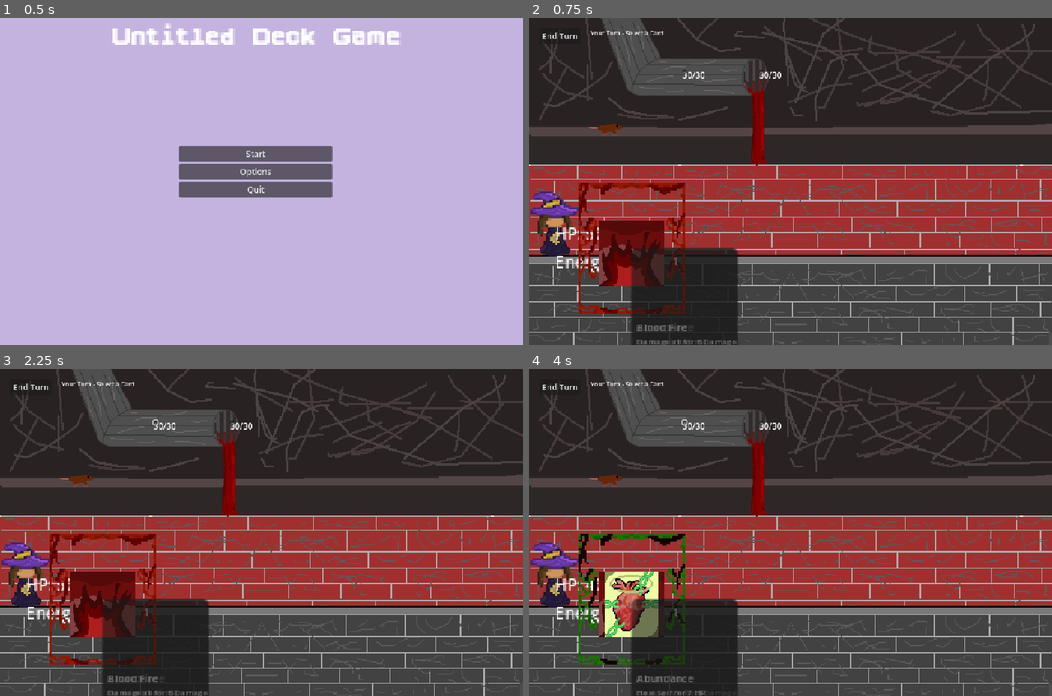
Above: before the commit, frames 1-4 (two rows, left to right).
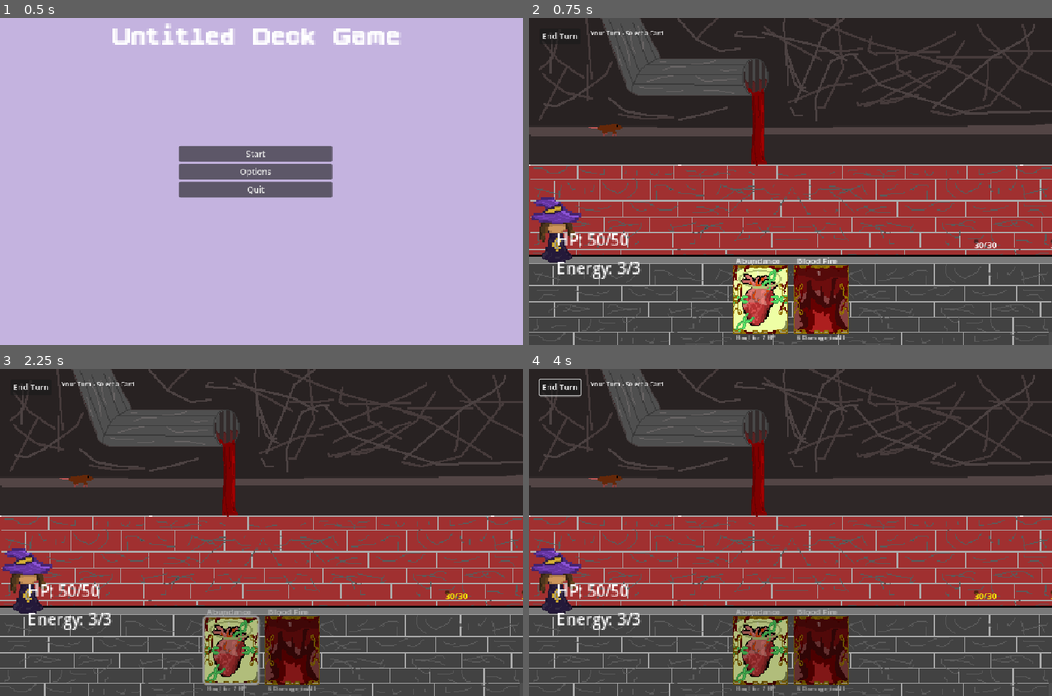
Above: after the commit, the same moments.

Repository: SirWadles/Untitled-Deck-Builder
Game: Godot game, scene res://scenes/main_menu.tscn
Two runs of this game, one before a commit and one after it. Both use one fixed random seed, a clock stepped at 60 frames per second and the inputs below.
Inputs (mouse positions are in pixels of both pictures, inside the frame that each line leads up to):
- Up to frame 1 (0.5 s): no input
- Up to frame 2 (0.75 s): click "Start" at 0.5 s
- Up to frame 3 (2.25 s): click (156, 421) at 1.27 s; click (230, 650) at 2.02 s
- Up to frame 4 (4 s): click "End Turn" at 2.75 s; click (685, 421) at 3.52 s

Frame 1 is identical in both runs. In frame 2, 15% of the frame differs, in the area x 0-100%, y 15-100%; in frame 3, 15%; in frame 4, 15%.

Commit message:
Card System (WIP6)
It works just need to make the heal card select the player and the enemies to have a sprite.

Diff:
--- a/scenes/battle/battle.tscn
+++ b/scenes/battle/battle.tscn
@@ -15,14 +15,15 @@
 texture = ExtResource("2_h0kxc")
 
 [node name="Player" parent="." instance=ExtResource("2_0yh6x")]
-position = Vector2(50, 400)
+position = Vector2(53, 412)
 scale = Vector2(2.2, 2.2)
 
 [node name="EnemyContainer" type="Node2D" parent="."]
-position = Vector2(300, 100)
+position = Vector2(871, 433)
 
 [node name="Hand" parent="." instance=ExtResource("3_h0kxc")]
-position = Vector2(200, 450)
+position = Vector2(512, 550)
+scale = Vector2(2, 2)
 
 [node name="UI" type="Control" parent="."]
 layout_mode = 3
--- a/scenes/battle/card.tscn
+++ b/scenes/battle/card.tscn
@@ -3,38 +3,49 @@
 [ext_resource type="Script" uid="uid://vurxkpw0phey" path="res://scripts/card.gd" id="1_e68ej"]
 [ext_resource type="Texture2D" uid="uid://c5wcgt1syqw0g" path="res://assets/Card Border.png" id="2_12e7e"]
 
-[node name="Card" type="Node2D"]
-scale = Vector2(2, 2)
+[node name="Card" type="Control"]
+layout_mode = 3
+anchors_preset = 0
 script = ExtResource("1_e68ej")
 
+[node name="CardArt" type="Sprite2D" parent="."]
+
 [node name="CardBorder" type="Sprite2D" parent="."]
-scale = Vector2(2, 2)
+scale = Vector2(1.05, 1.05)
 texture = ExtResource("2_12e7e")
 
-[node name="CardArt" type="Sprite2D" parent="."]
-position = Vector2(0, 5)
-
 [node name="NameLabel" type="Label" parent="."]
-offset_left = 5.0
-offset_top = 70.0
-offset_right = 95.0
-offset_bottom = 85.0
-theme_override_font_sizes/font_size = 10
+offset_left = -24.0
+offset_top = -44.0
+offset_right = 24.0
+offset_bottom = -32.0
+theme_override_font_sizes/font_size = 6
 
 [node name="CostLabel" type="Label" parent="."]
-offset_left = 40.0
-offset_top = 5.0
-offset_right = 55.0
-offset_bottom = 20.0
-theme_override_font_sizes/font_size = 10
+offset_left = -5.0
+offset_top = -32.0
+offset_right = 5.0
+offset_bottom = -22.0
+theme_override_font_sizes/font_size = 6
 
 [node name="DescriptionLabel" type="Label" parent="."]
-offset_left = 5.0
-offset_top = 85.0
-offset_right = 95.0
-offset_bottom = 120.0
+offset_left = -24.0
+offset_top = 32.0
+offset_right = 24.0
+offset_bottom = 42.0
+theme_override_font_sizes/font_size = 4
 
 [node name="CardButton" type="Button" parent="."]
-offset_right = 52.0
-offset_bottom = 64.0
-scale = Vector2(2, 2)
+layout_mode = 1
+anchors_preset = 8
+anchor_left = 0.5
+anchor_top = 0.5
+anchor_right = 0.5
+anchor_bottom = 0.5
+offset_left = -26.0
+offset_top = -32.0
+offset_right = 26.0
+offset_bottom = 32.0
+grow_horizontal = 2
+grow_vertical = 2
+flat = true
--- a/scenes/battle/hand.tscn
+++ b/scenes/battle/hand.tscn
@@ -6,7 +6,12 @@
 script = ExtResource("1_3ex41")
 
 [node name="HBoxContainer" type="HBoxContainer" parent="."]
-offset_right = 40.0
-offset_bottom = 40.0
-theme_override_constants/separation = 10
+anchors_preset = 15
+anchor_right = 1.0
+anchor_bottom = 1.0
+grow_horizontal = 2
+grow_vertical = 2
+size_flags_horizontal = 3
+size_flags_vertical = 4
+theme_override_constants/separation = 60
 alignment = 1
--- a/scenes/cards/CardDatabase.gd
+++ b/scenes/cards/CardDatabase.gd
@@ -9,12 +9,12 @@
 func create_cards():
 	var death_grip_texture = preload("res://assets/Death Grip.png")
 	var abundance_texture = preload("res://assets/Abundance.png")
-	var blood_fire_texture = preload("res://assets/Blood Fire.png")
+	var blood_fire_texture = preload("res://assets/Good Blood Fire.png")
 
 	cards["attack"] = CardData.new(
 		"attack",
 		"Death Grip",
-		"Deal 5 Damage to Selected Enemy",
+		"5 Damage to One Enemy",
 		1, #cost
 		5, #damage
 		0, #defense
@@ -25,7 +25,7 @@
 	cards["blood_fire"] = CardData.new(
 		"blood_fire",
 		"Blood Fire",
-		"Damage all for 6 Damage",
+		"6 Damage to All",
 		1,
 		6,
 		0,
@@ -36,11 +36,11 @@
 	cards["abundance"] = CardData.new(
 		"abundance",
 		"Abundance",
-		"Heal Self for 7 HP",
+		"Heal for 7 HP",
 		1,
 		0,
 		0,
-		3,
+		7,
 		abundance_texture
 	)
 
--- a/scripts/battle_system.gd
+++ b/scripts/battle_system.gd
@@ -74,10 +74,17 @@
 func play_card_on_target(target: Enemy):
 	var card_data = current_selected_card.card_data
 	player.spend_energy(card_data.cost)
-	if card_data.damage > 0:
-		target.take_damage(card_data.damage)
-	if card_data.heal > 0:
-		player.heal(card_data.heal)
+	match card_data.card_id:
+		"attack", "blood_fire":
+			if card_data.damage > 0:
+				target.take_damage(card_data.damage)
+			elif card_data.heal < 0:
+				target.take_damage(-card_data.heal)
+		"abundance", "heal":
+			if card_data.heal > 0:
+				player.heal(card_data.heal)
+			elif card_data.heal < 0:
+				player.heal(card_data.damage)
 	hand.play_card(target)
 	for enemy in enemies:
 		enemy.set_targetable(false)
--- a/scripts/card.gd
+++ b/scripts/card.gd
@@ -1,4 +1,4 @@
-extends Node2D
+extends Control
 class_name Card
 
 @onready var button: Button = $CardButton
@@ -13,7 +13,9 @@
 var is_selectable: bool = false
 
 func _ready():
+	scale = Vector2(2, 2)
 	button.pressed.connect(_on_card_clicked)
+	button.size = Vector2(52, 64)
 
 func setup(data: CardData, hand_reference: Node):
 	card_data = data
@@ -21,31 +23,30 @@
 	name_label.text = data.card_name
 	cost_label.text = str(data.cost)
 	description_label.text = data.description
-	name_label.add_theme_font_size_override("font_size", 10)
-	cost_label.add_theme_font_size_override("font_size", 10)
-	description_label.add_theme_font_size_override("font_size", 8)
+	name_label.add_theme_font_size_override("font_size", 8)
+	cost_label.add_theme_font_size_override("font_size", 8)
+	description_label.add_theme_font_size_override("font_size", 6)
 	if data.texture:
 		card_art.texture = data.texture
-	else: card_art.modulate = Color(0.5, 0.5, 0.5)
-	set_card_visuals_based_on_type()
+	else:
+		card_art.modulate = Color(0.5, 0.5, 0.5)
+	#set_card_visuals_based_on_type()
 
-func set_card_visuals_based_on_type():
-	if card_data.damage > 0:
-		card_border.modulate = Color(1, 0.2, 0.2)
-	elif card_data.heal > 0:
-		card_border.modulate = Color(0.2, 1, 0.2)
-	elif card_data.defense > 0:
-		card_border.modulate = Color(0.2, 0.2, 1)
+#func set_card_visuals_based_on_type():
+	#if card_data.damage > 0:
+		#card_border.modulate = Color(1, 0.3, 0.3)
+	#elif card_data.heal > 0:
+		#card_border.modulate = Color(0.3, 1, 0.3)
+	#elif card_data.defense > 0:
+		#card_border.modulate = Color(0.3, 0.3, 1)
 
 func set_selectable(selectable: bool):
 	is_selectable = selectable
 	button.disabled = !selectable
 	if selectable:
 		modulate = Color.WHITE
-		card_border.modulate.a = 1.0
 	else:
 		modulate = Color.GRAY
-		card_border.modulate.a = 0.7
 
 func _on_card_clicked():
 	if is_selectable:
--- a/scripts/hand.gd
+++ b/scripts/hand.gd
@@ -11,8 +11,14 @@
 
 func _ready():
 	battle_system = get_parent() as BattleSystem
+	_setup_container()
+
+func _setup_container():
 	if card_container:
 		card_container.alignment = BoxContainer.ALIGNMENT_CENTER
+		card_container.add_theme_constant_override("separation", 20)
+		card_container.size_flags_horizontal = Control.SIZE_EXPAND_FILL
+		card_container.size_flags_vertical = Control.SIZE_SHRINK_CENTER
 
 func add_card(card_data: CardData):
 	var card_scene = preload("res://scenes/battle/card.tscn")
@@ -20,11 +26,13 @@
 	card_container.add_child(new_card)
 	new_card.setup(card_data, self)
 	cards.append(new_card)
-	update_card_positions()
+	_update_layout()
+	adjust_spacing_based_on_hand_size()
 
-func update_card_positions():
-	for i in range(cards.size()):
-		var card = cards[i]
+func _update_layout():
+	card_container.queue_redraw()
+	await get_tree().process_frame
+	card_container.queue_sort()
 
 func clear_hand():
 	for card in cards:
@@ -45,3 +53,18 @@
 		cards.erase(selected_card)
 		selected_card.queue_free()
 		selected_card = null
+
+func get_card_count() -> int:
+	return cards.size()
+
+func adjust_spacing_based_on_hand_size():
+	var card_count = cards.size()
+	var spacing = 60
+	if card_count > 7:
+		spacing = 45
+	elif card_count > 5:
+		spacing = 50
+	elif card_count > 3:
+		spacing = 55
+
+	card_container.add_theme_constant_override("separation", spacing)
